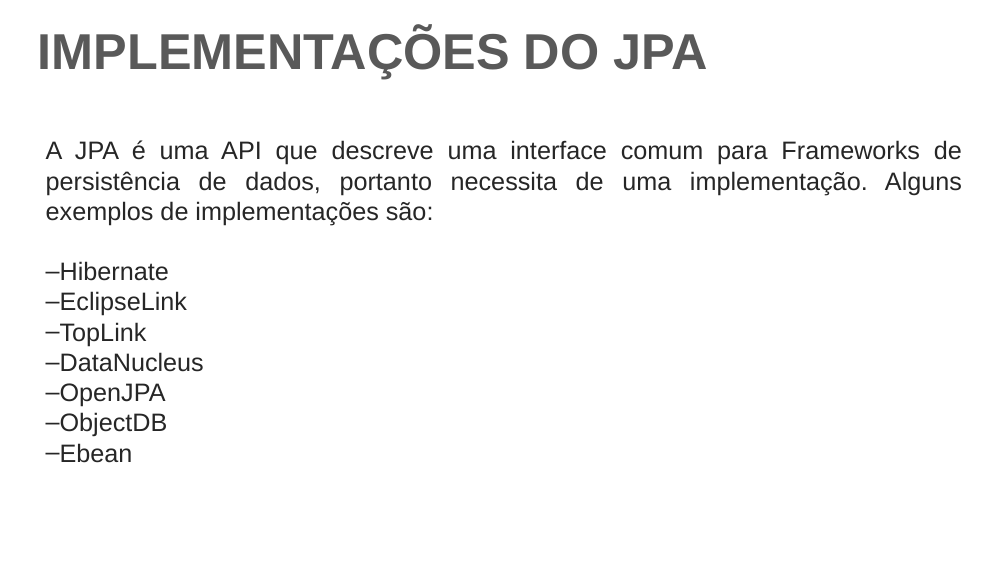
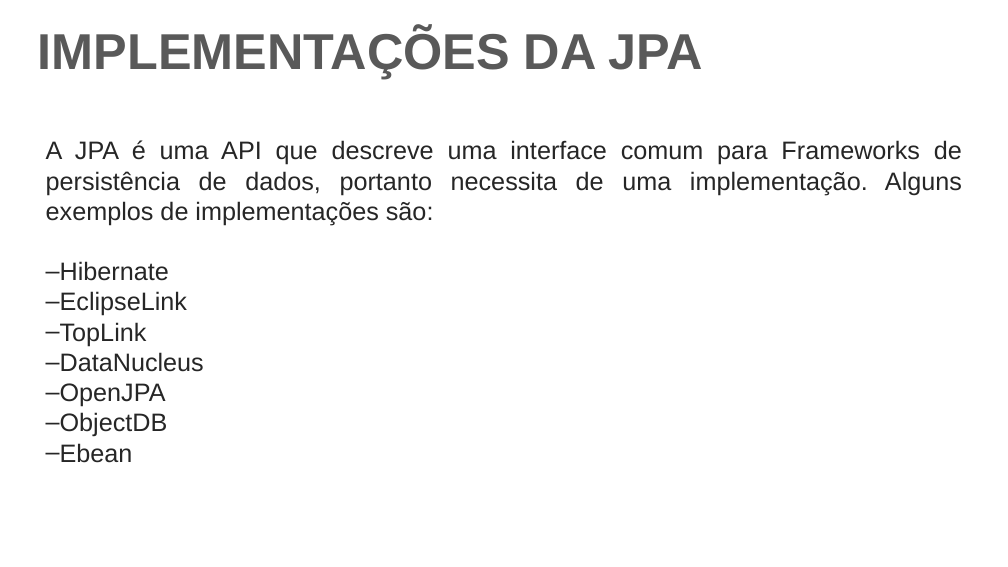
Before and after one commit to DeehSlash/apresentacao-jpa, a slide deck: slide 12 of Apresentação.pptx. Drawn at 1008x567 pixels with LibreOffice and Linux fonts; fonts in the diff are those of the drawing; background and template pictures are left out. Boxes give left, top, right and bottom in pixels: in the first picture for what was removed or moved away, otherwise in the second. Text is boxed around its words. In the diff, an @@ line names an element or a change of style, - is before the commit and + after.

```diff
--- a/Apresentação.pptx
+++ b/Apresentação.pptx
@@ text at (38, 29, 703, 79): text changed @@
-IMPLEMENTAÇÕES DO JPA
+IMPLEMENTAÇÕES DA JPA
```
Also in this commit, not shown: 2 other slides changed.
